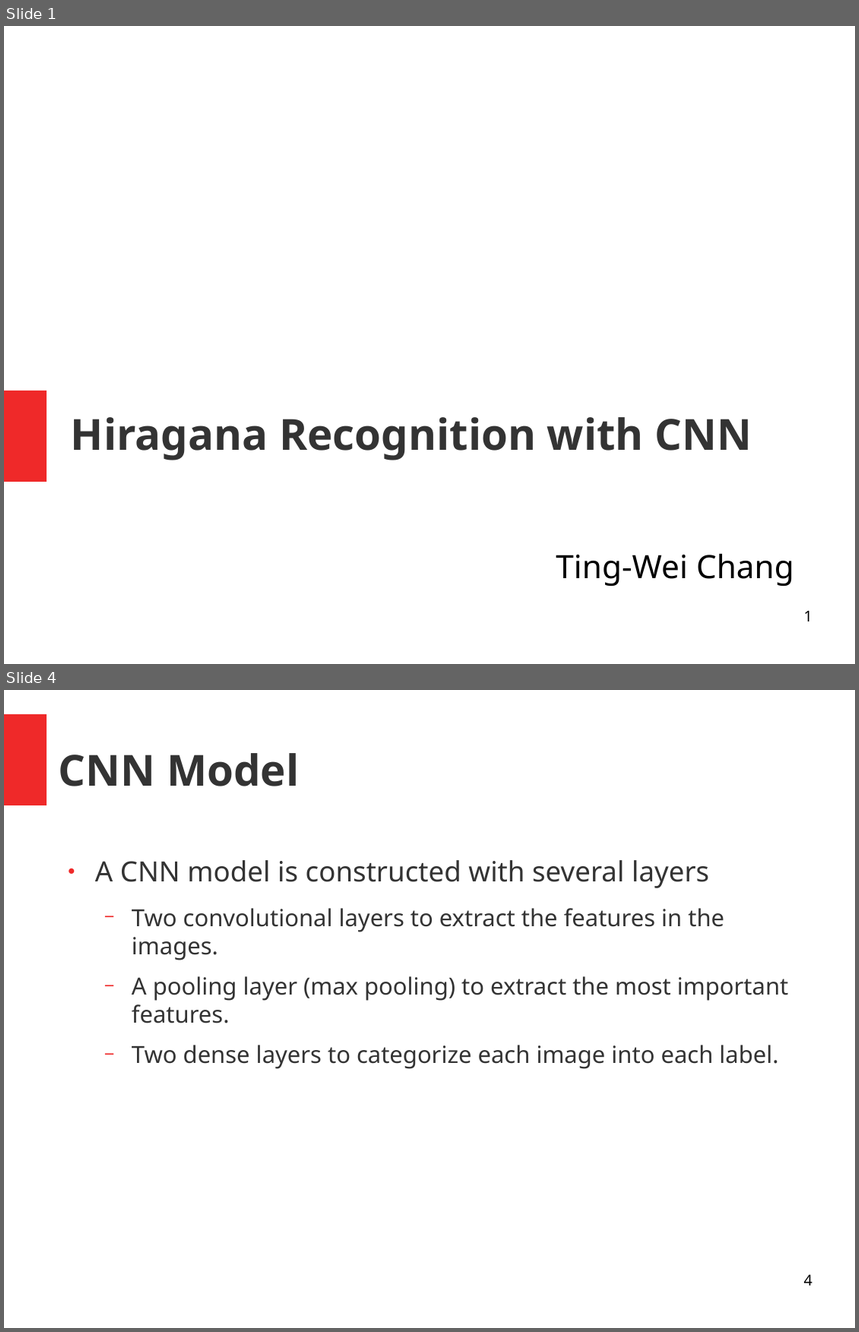
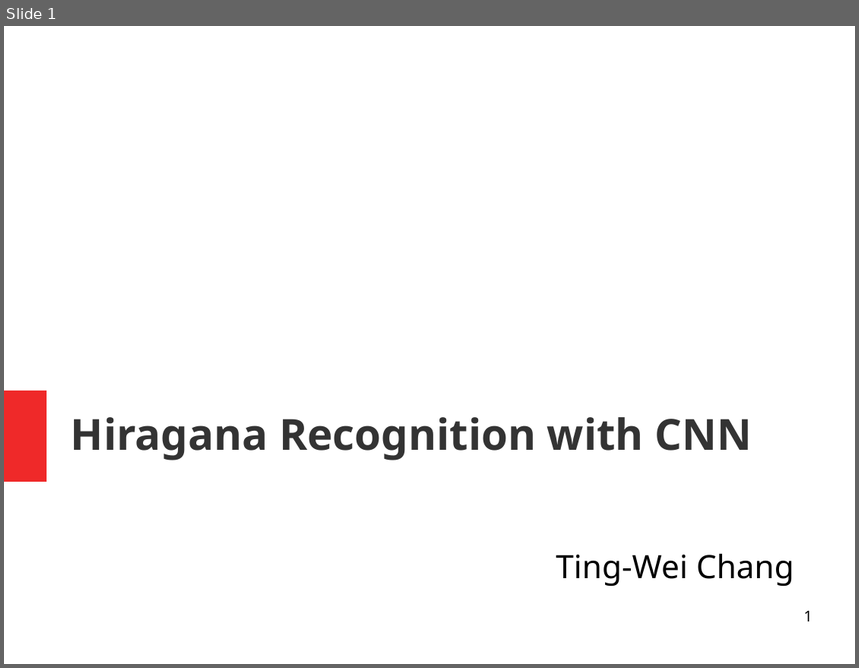
Before and after one commit to tim840818/nihongo_recognition, a slide deck: Hiragana-Recognition.odp. Shown one above the other, each under a label of ours: slides 1 and 4 before the commit, slide 1 after it; the slides between them are not shown. The pictures are 859x1332 and 859x668 pixels, drawn with LibreOffice and Linux fonts; fonts in the diff are those of the drawing. Boxes give left, top, right and bottom in pixels: in the first picture for what was removed or moved away, otherwise in the second. Text is boxed around its words. In the diff, an @@ line names an element or a change of style, - is before the commit and + after.

```diff
--- a/Hiragana-Recognition.odp
+++ b/Hiragana-Recognition.odp
@@ slide 4 removed at (4,690,855,1328), background #FFFFFF @@
@@ rectangle removed at (4,714,47,805) @@
@@ title removed at (59,753,299,787) @@
-CNN Model
@@ text removed at (95,860,788,1069) @@
-● A CNN model is constructed with several layers
-  − Two convolutional layers to extract the features in the images.
-  − A pooling layer (max pooling) to extract the most important features.
-  − Two dense layers to categorize each image into each label.
@@ page number removed at (804,1274,813,1286) @@
-4
```
Also in this commit, not shown: 1 slide changed, 6 slides added, 2 other slides removed, 3 other files.
